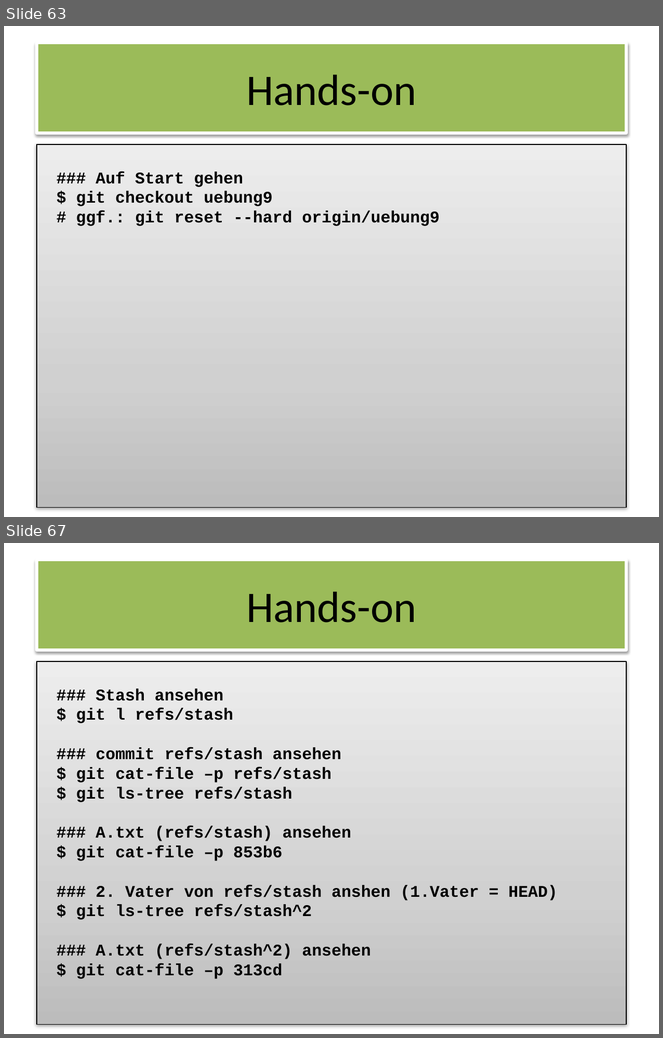
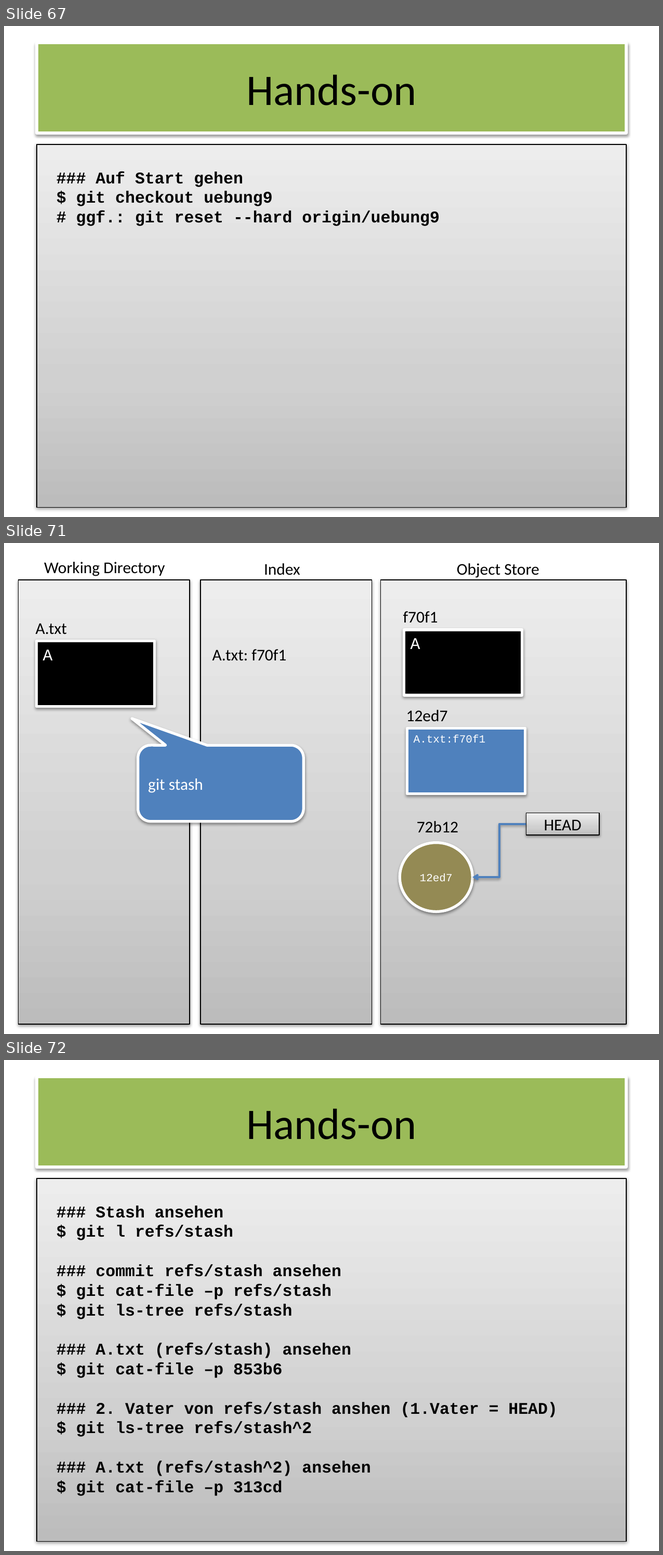
Before and after one commit to owidder/git-wks, a slide deck: git-wks.pptx. Shown one above the other, each under a label of ours: slides 63 and 67 before the commit, slides 67, 71 and 72 after it; the slides between them are not shown. The pictures are 663x1038 and 663x1555 pixels, drawn with LibreOffice and Linux fonts; fonts in the diff are those of the drawing. Boxes give left, top, right and bottom in pixels: in the first picture for what was removed or moved away, otherwise in the second. Text is boxed around its words. In the diff, an @@ line names an element or a change of style, - is before the commit and + after.

```diff
--- a/git-wks.pptx
+++ b/git-wks.pptx
@@ slide 71 added at (4, 543, 659, 1034), background #FFFFFF @@
@@ text added at (44, 562, 165, 576), 18 pt, text #000000 @@
+Working Directory
@@ text added at (264, 563, 300, 575), 18 pt, text #000000 @@
+Index
@@ text added at (457, 563, 539, 578), 18 pt, text #000000 @@
+Object Store
@@ rectangle added at (19, 580, 190, 1025), fill gradient #BDBDBD to #D1D1D1 to #EEEEEE, outline #000000 0.75 pt @@
@@ rectangle added at (201, 580, 372, 1025), fill gradient #BDBDBD to #D1D1D1 to #EEEEEE, outline #000000 0.75 pt @@
@@ rectangle added at (380, 580, 626, 1025), fill gradient #BDBDBD to #D1D1D1 to #EEEEEE, outline #000000 0.75 pt @@
@@ text added at (403, 611, 438, 623), 18 pt, text #000000 @@
+f70f1
@@ text added at (36, 623, 67, 635), 18 pt, text #000000 @@
+A.txt
@@ rectangle added at (404, 630, 522, 696), fill #000000, outline #FFFFFF 3 pt, 18 pt, text #FFFFFF @@
+A
@@ rectangle added at (36, 641, 154, 707), fill #000000, outline #FFFFFF 3 pt, 18 pt, text #FFFFFF @@
+A
@@ text added at (213, 649, 286, 661), 18 pt, text #000000 @@
+A.txt: f70f1
@@ text added at (406, 710, 448, 722), 18 pt, text #000000 @@
+12ed7
@@ rectangle added at (407, 729, 525, 794), fill #4F81BD, outline #FFFFFF 3 pt, 12 pt, text #FFFFFF @@
+A.txt:f70f1
@@ rounded speech box added at (138, 745, 304, 822), fill #4F81BD, outline #FFFFFF 3 pt, 18 pt, text #FFFFFF @@
+git stash
@@ text added at (417, 821, 458, 833), 18 pt, text #000000 @@
+72b12
@@ rectangle added at (526, 813, 599, 835), fill gradient #BDBDBD to #D1D1D1 to #EEEEEE, outline #000000 0.75 pt, 18 pt, text #000000 @@
+HEAD
@@ elbow arrow added from (526, 824) to (473, 877), #4F81BD 2 pt @@
@@ ellipse added at (400, 843, 473, 912), fill #948A54, outline #FFFFFF 3 pt, 12 pt, text #FFFFFF @@
+12ed7
@@ what was slide 63 is now slide 67 @@
@@ what was slide 67 is now slide 72 @@
```
Also in this commit, not shown: 7 slides changed, 5 other slides added.
